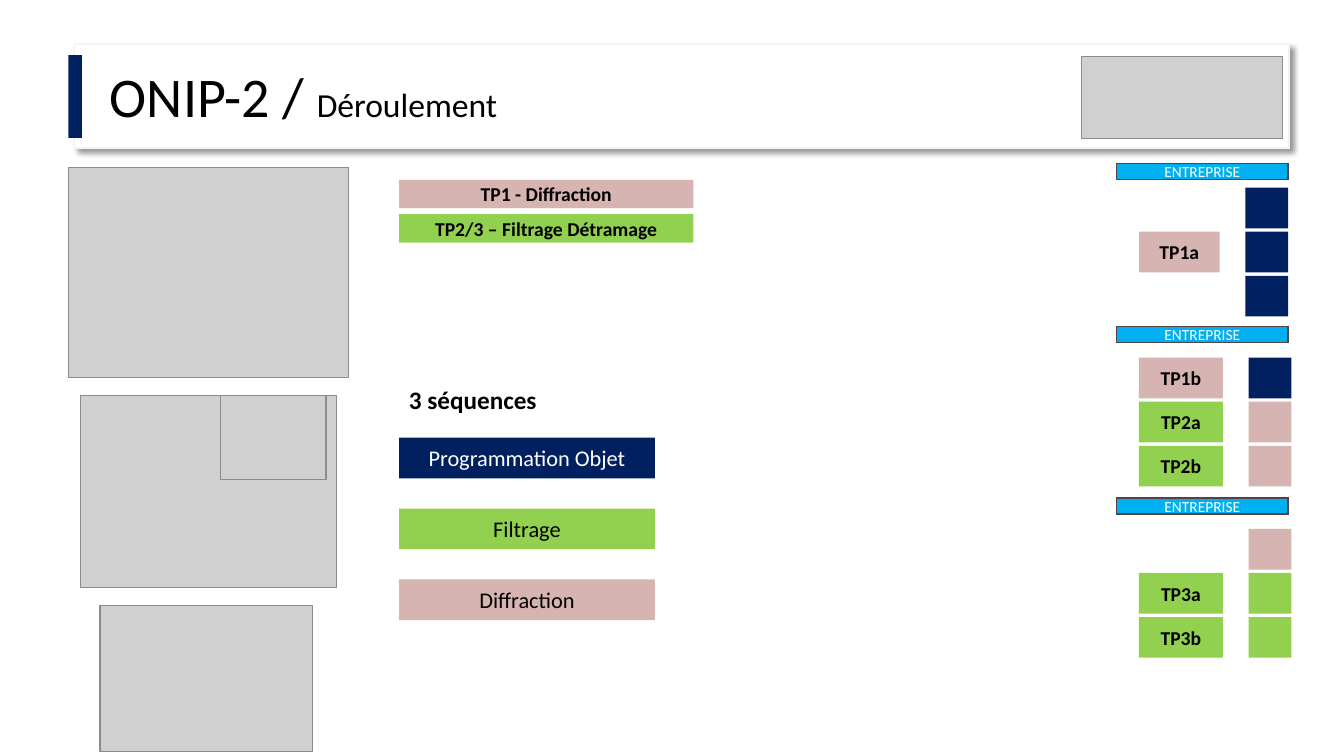
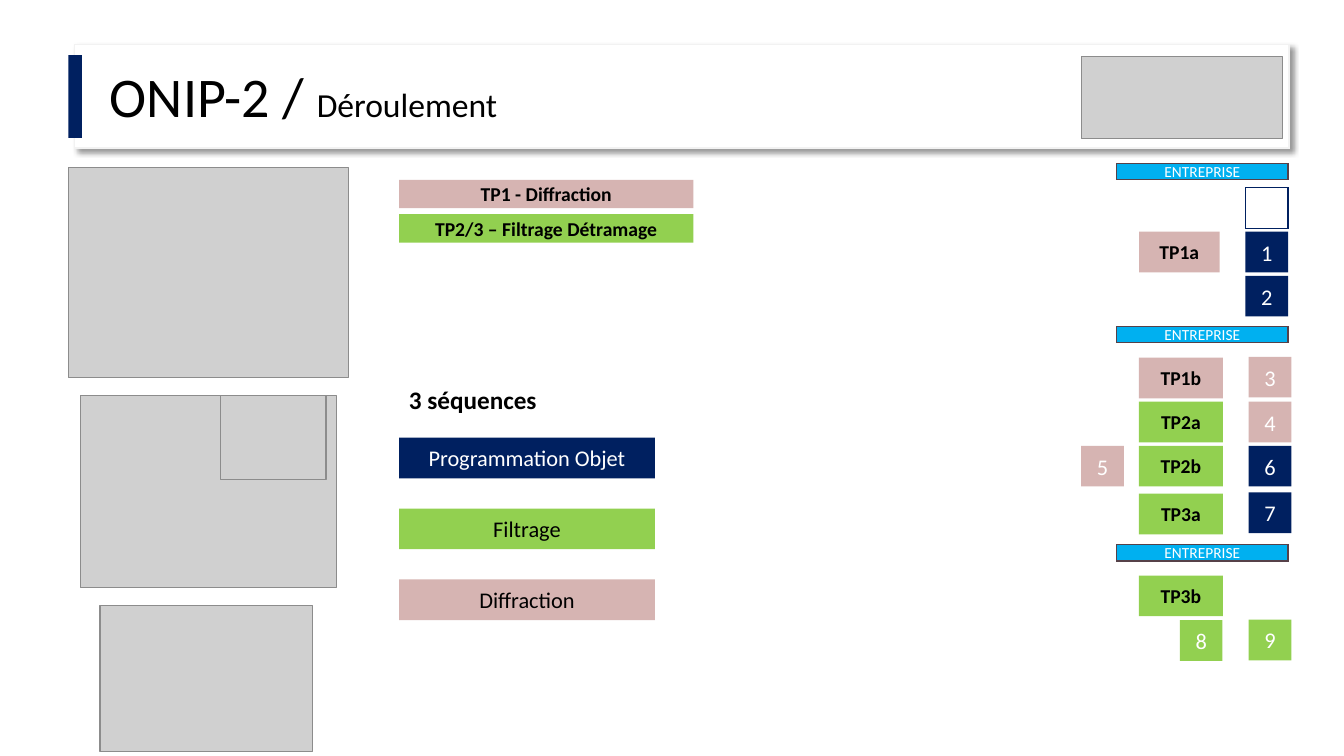
Before and after one commit to IOGS-Digital-Methods/semester-6, a slide deck: slide 3 of ONIP-FISA/ONIP-2_Deroulement.pptx. Drawn at 1344x756 pixels with LibreOffice and Linux fonts; fonts in the diff are those of the drawing; grey boxes stand for pictures. Boxes give left, top, right and bottom in pixels: in the first picture for what was removed or moved away, otherwise in the second. Text is boxed around its words. In the diff, an @@ line names an element or a change of style, - is before the commit and + after.

```diff
--- a/ONIP-FISA/ONIP-2_Deroulement.pptx
+++ b/ONIP-FISA/ONIP-2_Deroulement.pptx
@@ rectangle at (1246, 188, 1289, 228): fill #002060 to #FFFFFF; outline none to #002060 1 pt @@
@@ text in rectangle at (1261, 246, 1272, 261): text added @@
+1
@@ text in rectangle at (1261, 290, 1272, 305): text added @@
+2
@@ rectangle "3" at (1249, 357, 1292, 397): fill #002060 to #D6B4B2 @@
@@ text in rectangle at (1264, 372, 1275, 386): text added @@
+3
@@ text in rectangle at (1264, 417, 1275, 431): text added @@
+4
@@ rectangle added at (1082, 446, 1124, 486), fill #D6B4B2, 16 pt, text #FFFFFF @@
+5
@@ rectangle "6" at (1249, 446, 1292, 486): fill #D6B4B2 to #002060 @@
@@ text in rectangle at (1264, 460, 1275, 475): text added @@
+6
@@ rectangle "TP3a": place and size @@
-rectangle "TP3a" at (1139, 573, 1223, 613)
+rectangle "TP3a" at (1139, 494, 1223, 534)
@@ rectangle added at (1249, 493, 1292, 533), fill #002060, 16 pt, text #FFFFFF @@
+7
@@ rectangle removed at (1249, 529, 1292, 570) @@
@@ rectangle "ENTREPRISE": place and size @@
-rectangle "ENTREPRISE" at (1117, 498, 1289, 514)
+rectangle "ENTREPRISE" at (1117, 544, 1289, 561)
@@ rectangle "TP3b": place and size @@
-rectangle "TP3b" at (1139, 617, 1223, 657)
+rectangle "TP3b" at (1139, 576, 1223, 616)
@@ rectangle "8": place and size @@
-rectangle "8" at (1249, 617, 1292, 657)
+rectangle "8" at (1180, 620, 1222, 660)
@@ rectangle "9": place and size @@
-rectangle "9" at (1249, 573, 1292, 613)
+rectangle "9" at (1249, 620, 1292, 660)
@@ text in rectangle at (1196, 633, 1207, 649): text added @@
+8
@@ text in rectangle at (1264, 633, 1275, 648): text added @@
+9
```
Also in this commit, not shown: 3 other slides changed, 2 other files.
